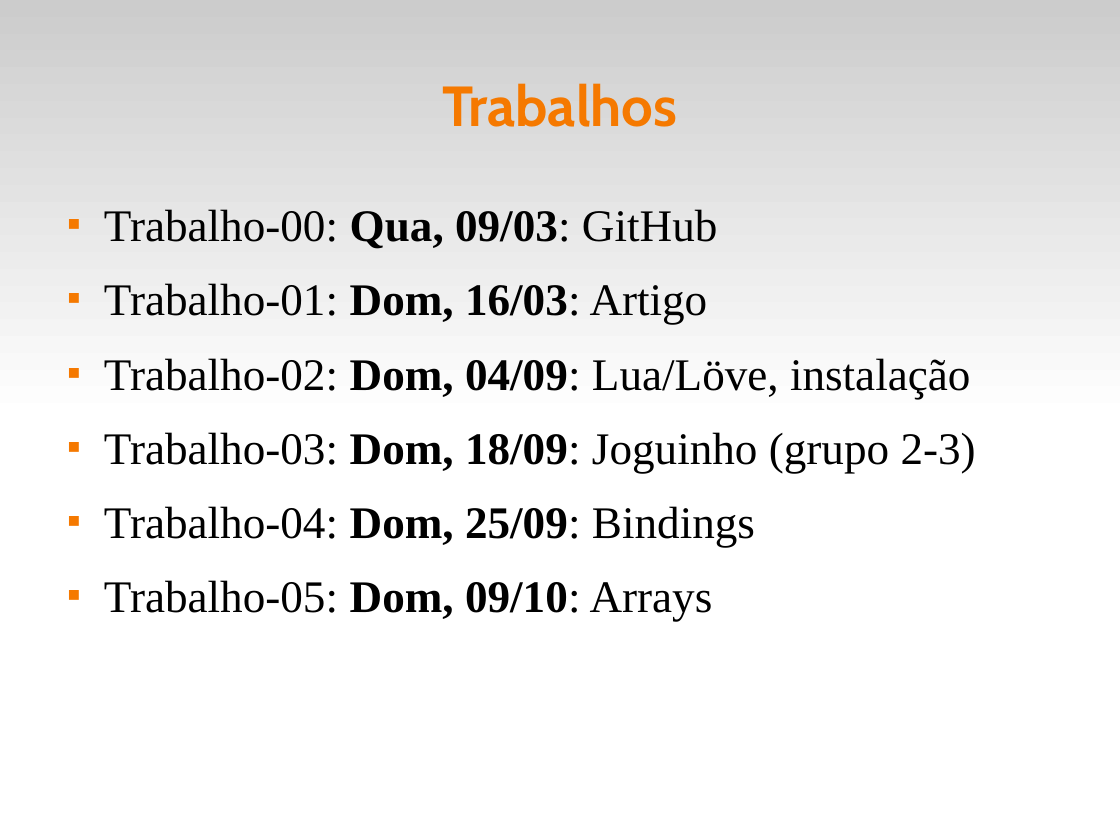
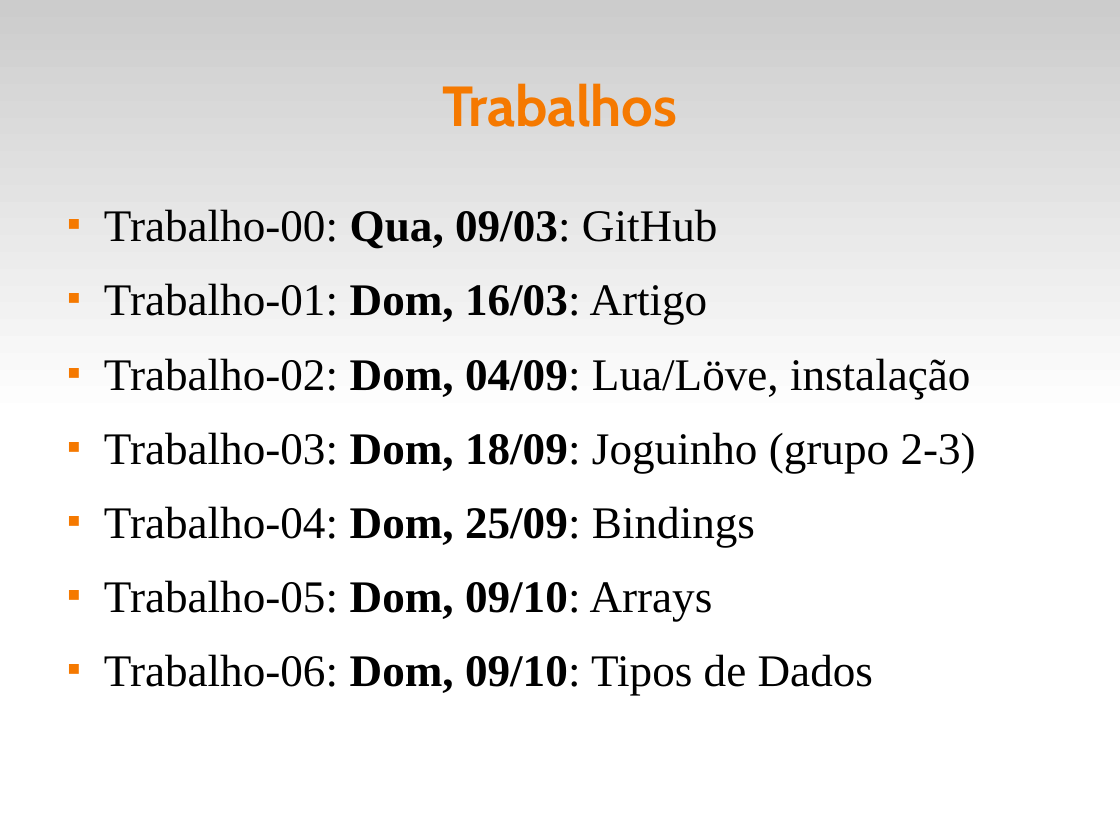
Before and after one commit to fsantanna-uerj/EDL, a slide deck: slide 4 of slides/edl-00.odp. Drawn at 1120x840 pixels with LibreOffice and Linux fonts; fonts in the diff are those of the drawing. Boxes give left, top, right and bottom in pixels: in the first picture for what was removed or moved away, otherwise in the second. Text is boxed around its words. In the diff, an @@ line names an element or a change of style, - is before the commit and + after.

```diff
--- a/slides/edl-00.odp
+++ b/slides/edl-00.odp
@@ text at box(104, 654, 873, 696): paragraph added @@
+■ Trabalho-06: Dom, 09/10: Tipos de Dados
```
Also in this commit, not shown: 2 slides added, 18 other files.
